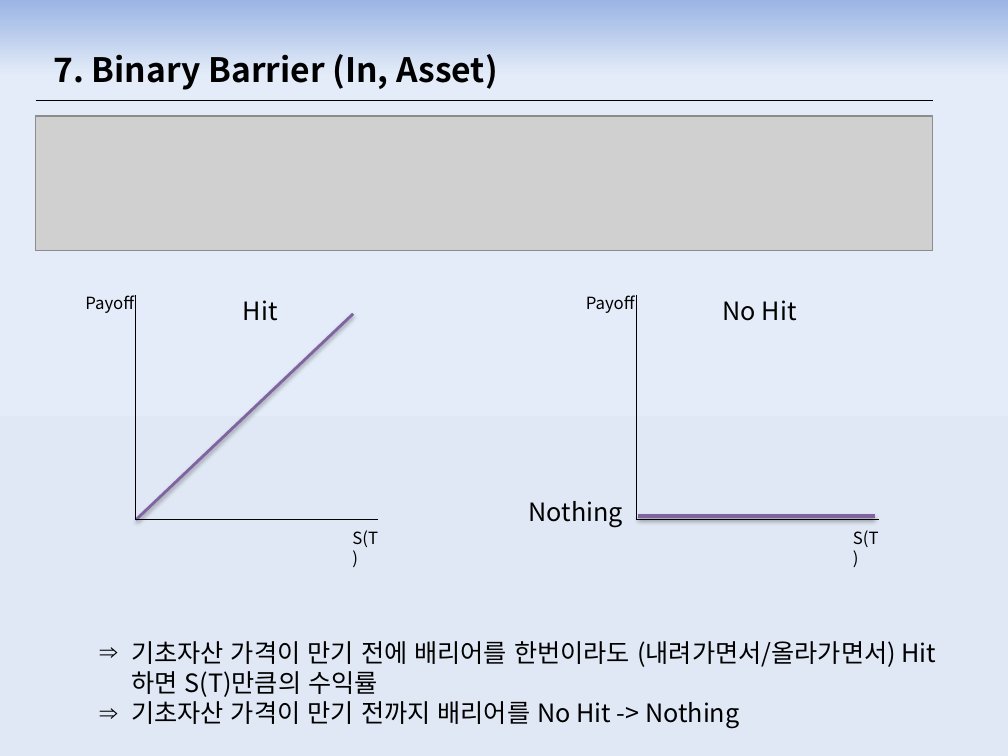
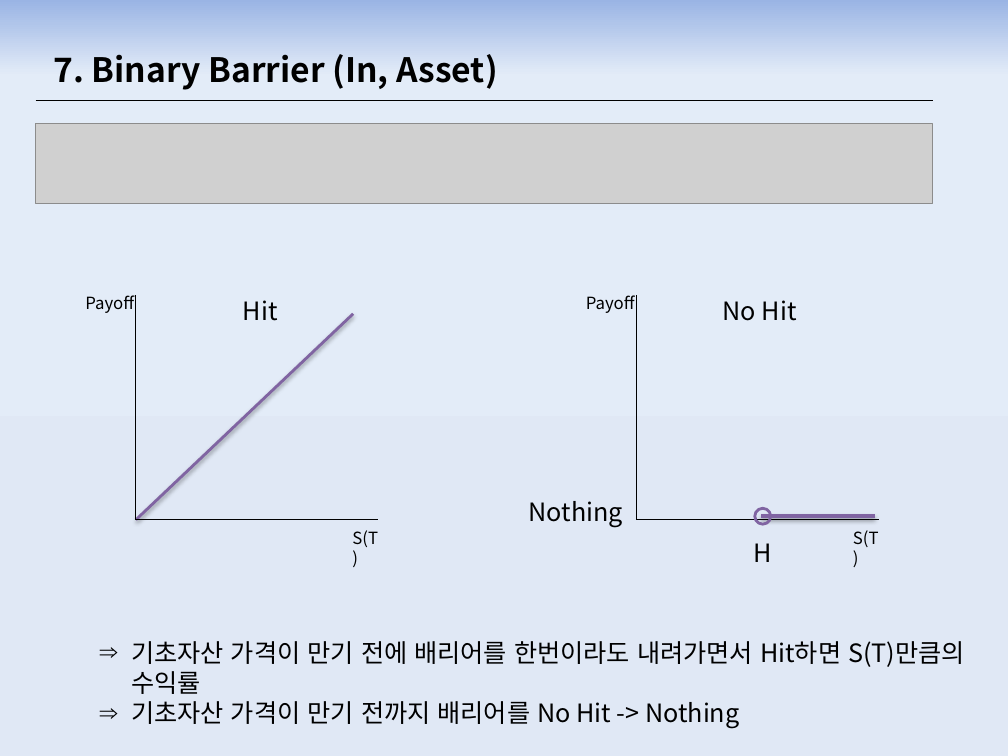
Before and after one commit to zndrke/Financial-Product, a slide deck: slide 16 of 선물옵션/옵션Payoff.pptx (slide 14 before the commit). Drawn at 1008x756 pixels with LibreOffice and Linux fonts; fonts in the diff are those of the drawing; grey boxes stand for pictures. Boxes give left, top, right and bottom in pixels: in the first picture for what was removed or moved away, otherwise in the second. Text is boxed around its words. In the diff, an @@ line names an element or a change of style, - is before the commit and + after.

```diff
--- a/선물옵션/옵션Payoff.pptx
+++ b/선물옵션/옵션Payoff.pptx
@@ picture: place and size @@
-picture at (35, 116, 932, 251)
+picture at (35, 124, 932, 204)
@@ ellipse added at (755, 508, 771, 524), outline #8064A2 2 pt @@
@@ line moved from (638, 516) - (875, 516) to (761, 516) - (875, 516) @@
@@ text added at (754, 543, 772, 562), 18 pt, text #000000 @@
+H
@@ text at (131, 641, 965, 694): text changed @@
-⇒ 기초자산 가격이 만기 전에 배리어를 한번이라도 (내려가면서/올라가면서) Hit하면 S(T)만큼의 수익률
+⇒ 기초자산 가격이 만기 전에 배리어를 한번이라도 내려가면서 Hit하면 S(T)만큼의 수익률
```
Also in this commit, not shown: 12 other slides changed, 3 slides added, 2 other files.
